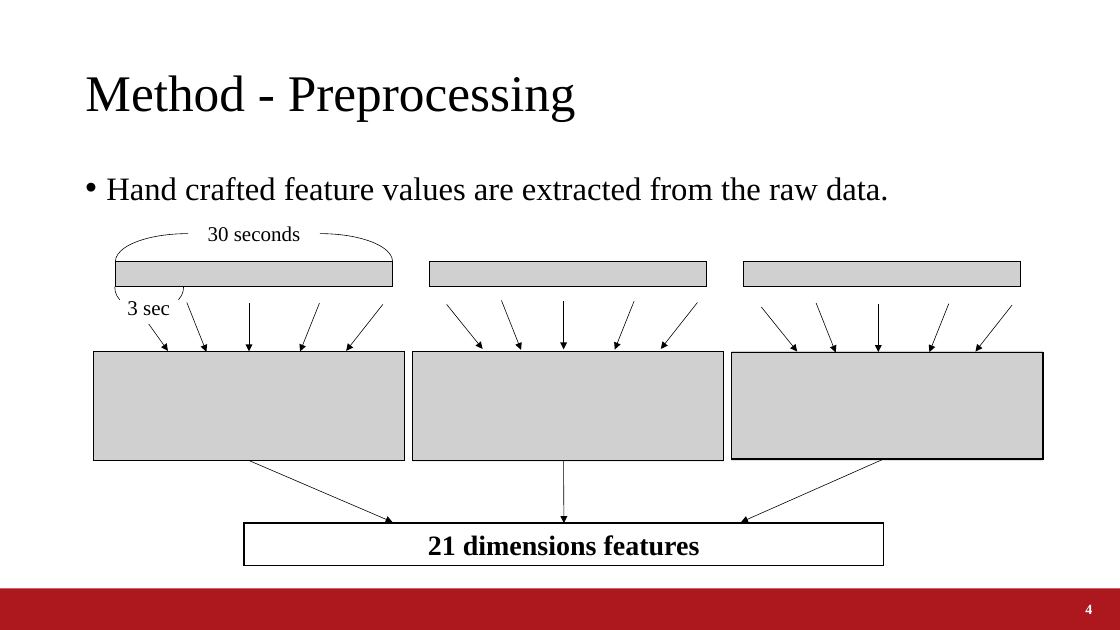
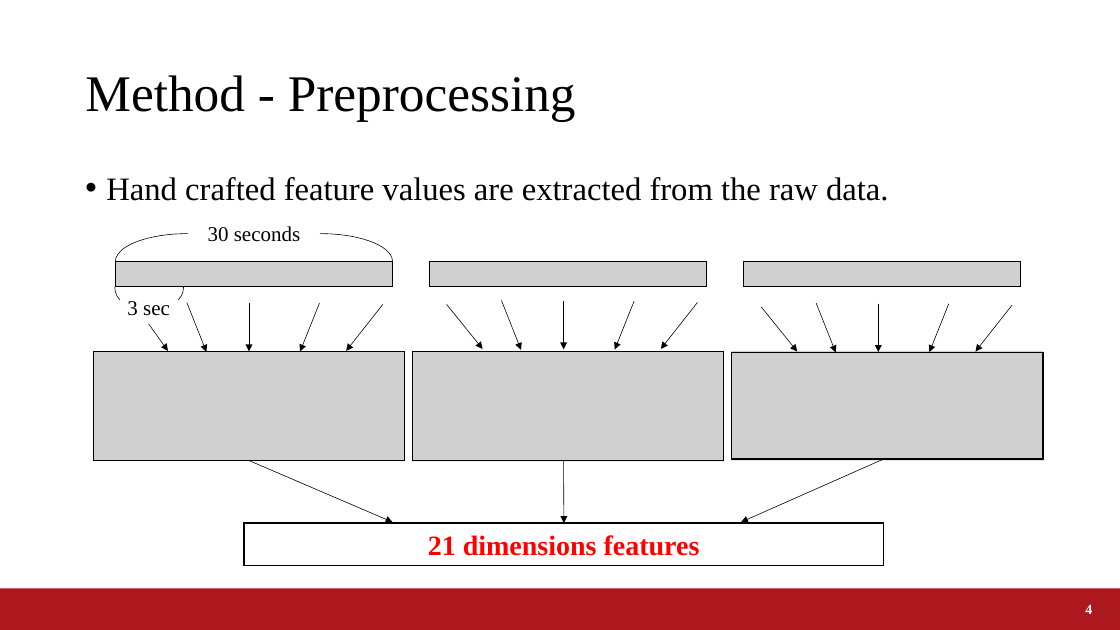
Before and after one commit to a2h1r0/lab, a slide deck: slide 4 of paper/ABC2020CookingChallenge/ABC2020_Fujii.pptx. Drawn at 1120x630 pixels with LibreOffice and Linux fonts; fonts in the diff are those of the drawing; grey boxes stand for pictures; background and template pictures are left out. Boxes give left, top, right and bottom in pixels: in the first picture for what was removed or moved away, otherwise in the second. Text is boxed around its words. In the diff, an @@ line names an element or a change of style, - is before the commit and + after.

```diff
--- a/paper/ABC2020CookingChallenge/ABC2020_Fujii.pptx
+++ b/paper/ABC2020CookingChallenge/ABC2020_Fujii.pptx
@@ text "21 dimensions features" at box(428, 535, 700, 556): text colour #000000 to #FF0000 @@
```
Also in this commit, not shown: 1 other slide changed, 4 slides added, 1 slide removed, 2 other files.
